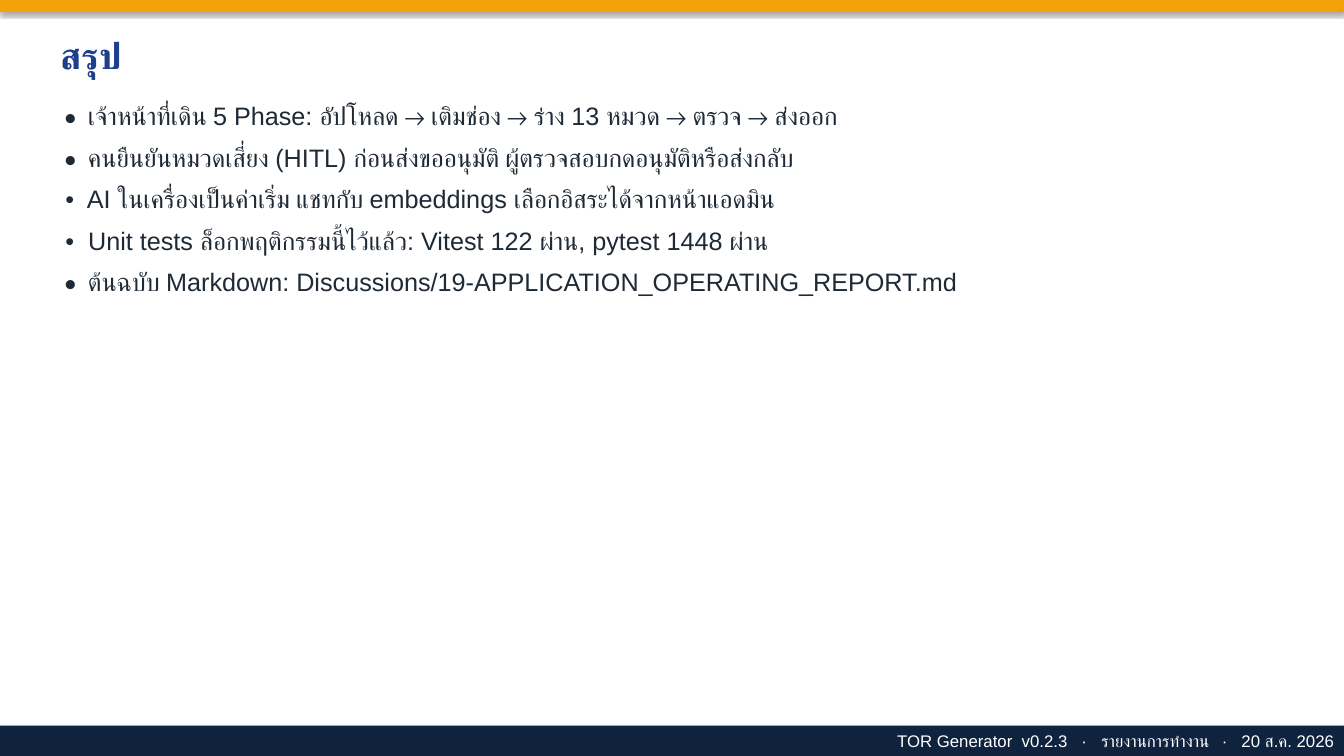
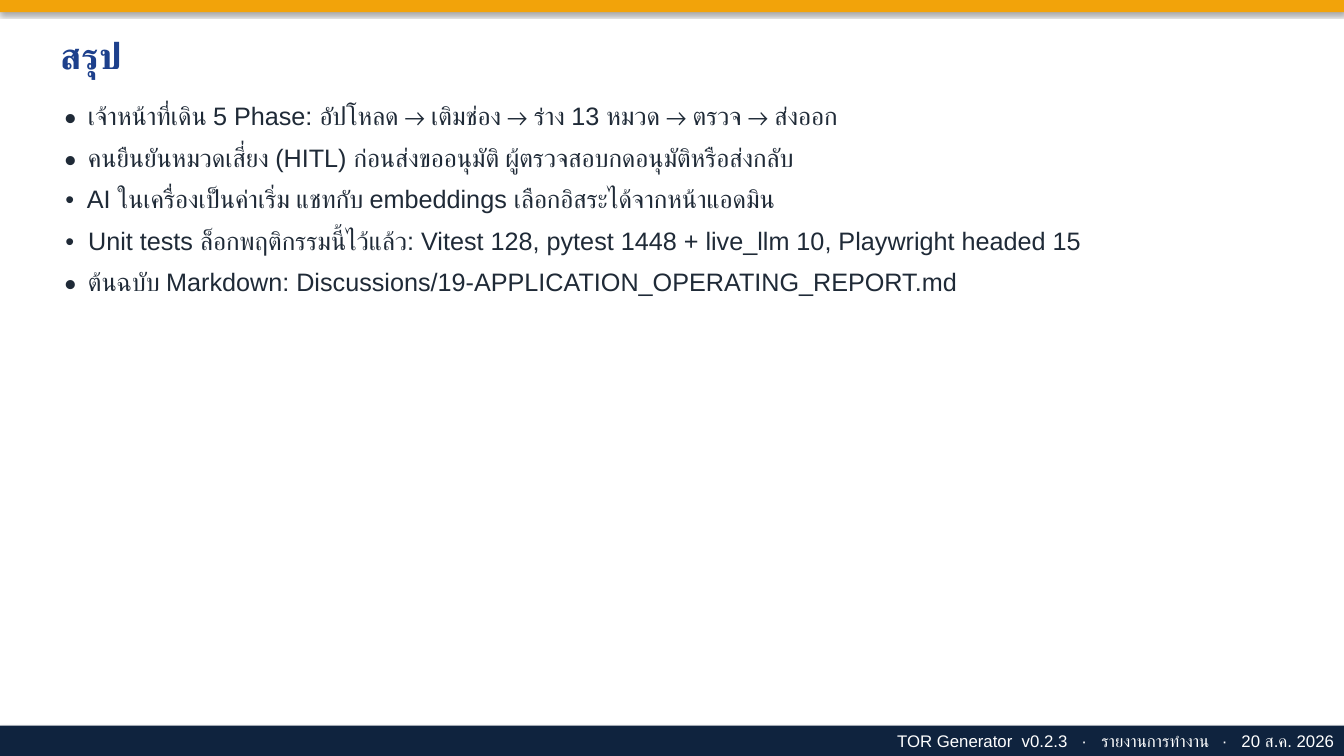
Before and after one commit to chiraleo2000/tor-generator, a slide deck: slide 24 of Discussions/19-APPLICATION_OPERATING_REPORT.pptx (slide 23 before the commit). Drawn at 1344x756 pixels with LibreOffice and Linux fonts; fonts in the diff are those of the drawing. Boxes give left, top, right and bottom in pixels: in the first picture for what was removed or moved away, otherwise in the second. Text is boxed around its words. In the diff, an @@ line names an element or a change of style, - is before the commit and + after.

```diff
--- a/Discussions/19-APPLICATION_OPERATING_REPORT.pptx
+++ b/Discussions/19-APPLICATION_OPERATING_REPORT.pptx
@@ text at (88,230,1081,256): text changed @@
-• Unit tests ล็อกพฤติกรรมนี้ไว้แล้ว: Vitest 122 ผ่าน, pytest 1448 ผ่าน
+• Unit tests ล็อกพฤติกรรมนี้ไว้แล้ว: Vitest 128, pytest 1448 + live_llm 10, Playwright headed 15
```
Also in this commit, not shown: 3 other slides changed, 1 slide added, 5 other files.
